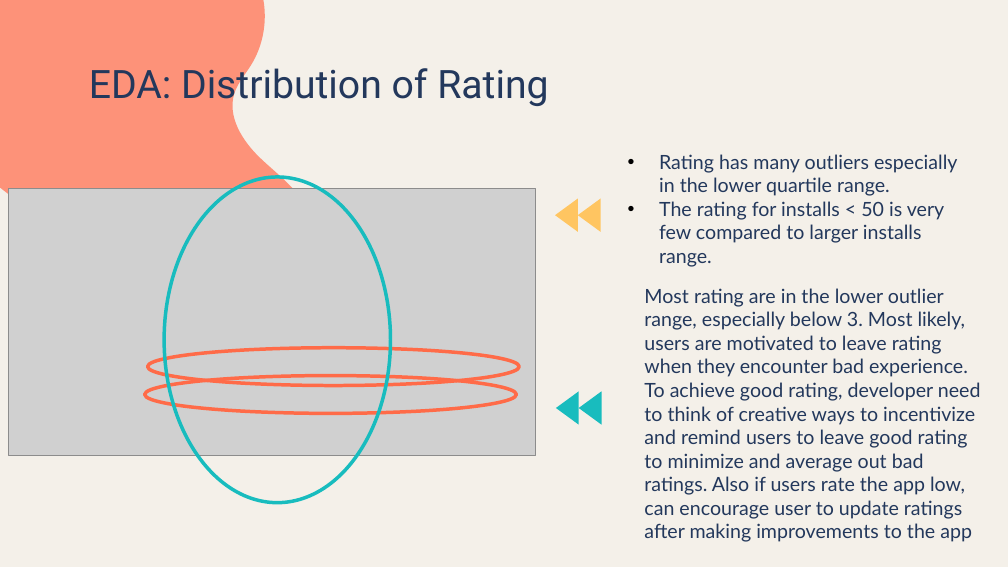
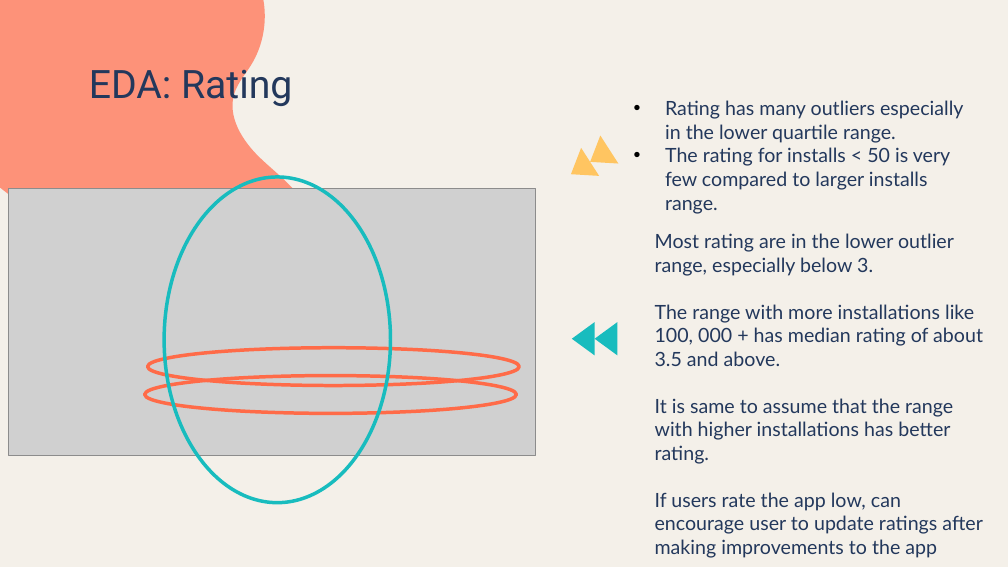
Before and after one commit to LiyanaRoslie/google-apps-ml, a slide deck: slide 8 of Final_Presentation.pptx (slide 7 before the commit). Drawn at 1008x567 pixels with LibreOffice and Linux fonts; fonts in the diff are those of the drawing; grey boxes stand for pictures. Boxes give left, top, right and bottom in pixels: in the first picture for what was removed or moved away, otherwise in the second. Text is boxed around its words. In the diff, an @@ line names an element or a change of style, - is before the commit and + after.

```diff
--- a/Final_Presentation.pptx
+++ b/Final_Presentation.pptx
@@ text "Rating has many outliers especially ...": place and size @@
-text "Rating has many outliers especially ..." at box(659, 154, 957, 267)
+text "Rating has many outliers especially ..." at box(665, 100, 963, 214)
@@ title at box(89, 62, 292, 108): text changed @@
-EDA: Distribution of Rating
+EDA: Rating
@@ freeform shape at box(561, 148, 599, 188): rotation 270 to 237 degrees; outline redrawn @@
@@ freeform shape at box(581, 135, 618, 176): rotation 270 to 237 degrees; outline redrawn @@
@@ text "Most rating are in the ..." at box(655, 233, 983, 558): vertical alignment middle to top @@
@@ text at box(655, 233, 983, 558): text changed @@
-Most rating are in the lower outlier range, especially below 3. Most likely, users are motivated to leave rating when they encounter bad experience. To achieve good rating, developer need to think of creative ways to incentivize and remind users to leave good rating to minimize and average out bad ratings. Also if users rate the app low, can encourage user to update ratings after making improvements to the app
+Most rating are in the lower outlier range, especially below 3.
+The range with more installations like 100, 000 + has median rating of about 3.5 and above.
+It is same to assume that the range with higher installations has better rating.
+If users rate the app low, can encourage user to update ratings after making improvements to the app
@@ freeform shape: place and size @@
-freeform shape at box(555, 391, 579, 424)
+freeform shape at box(572, 323, 595, 356)
@@ freeform shape: place and size @@
-freeform shape at box(579, 391, 602, 424)
+freeform shape at box(595, 323, 618, 356)
```
Also in this commit, not shown: 11 other slides changed, 2 slides added.
